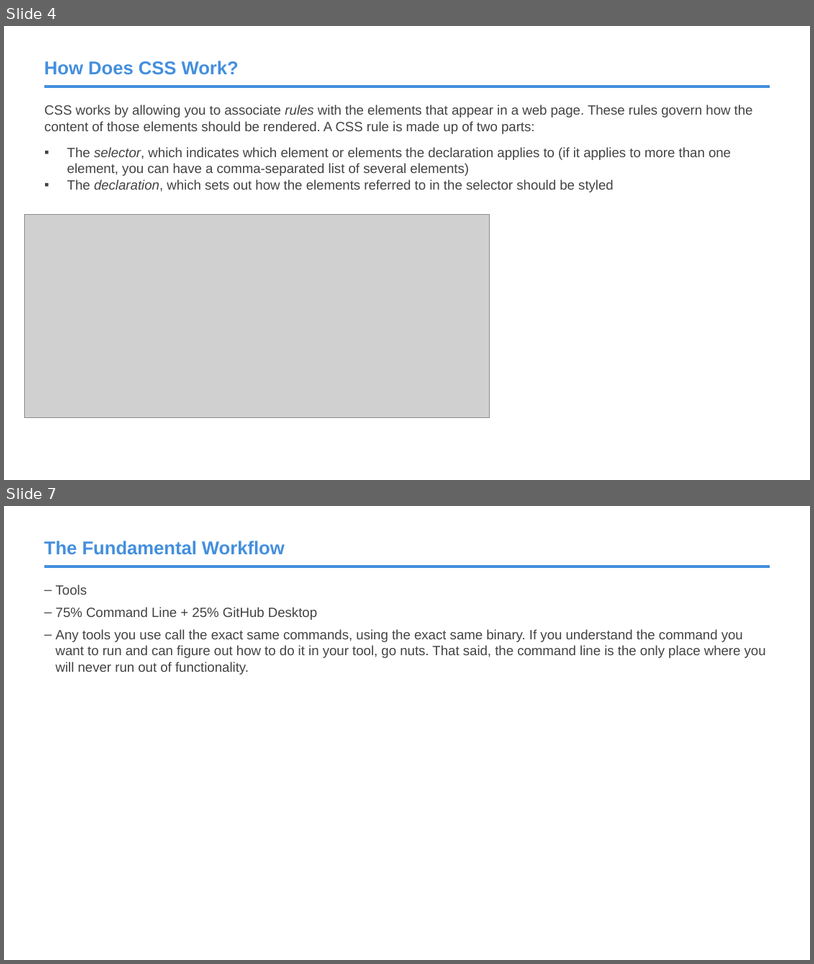
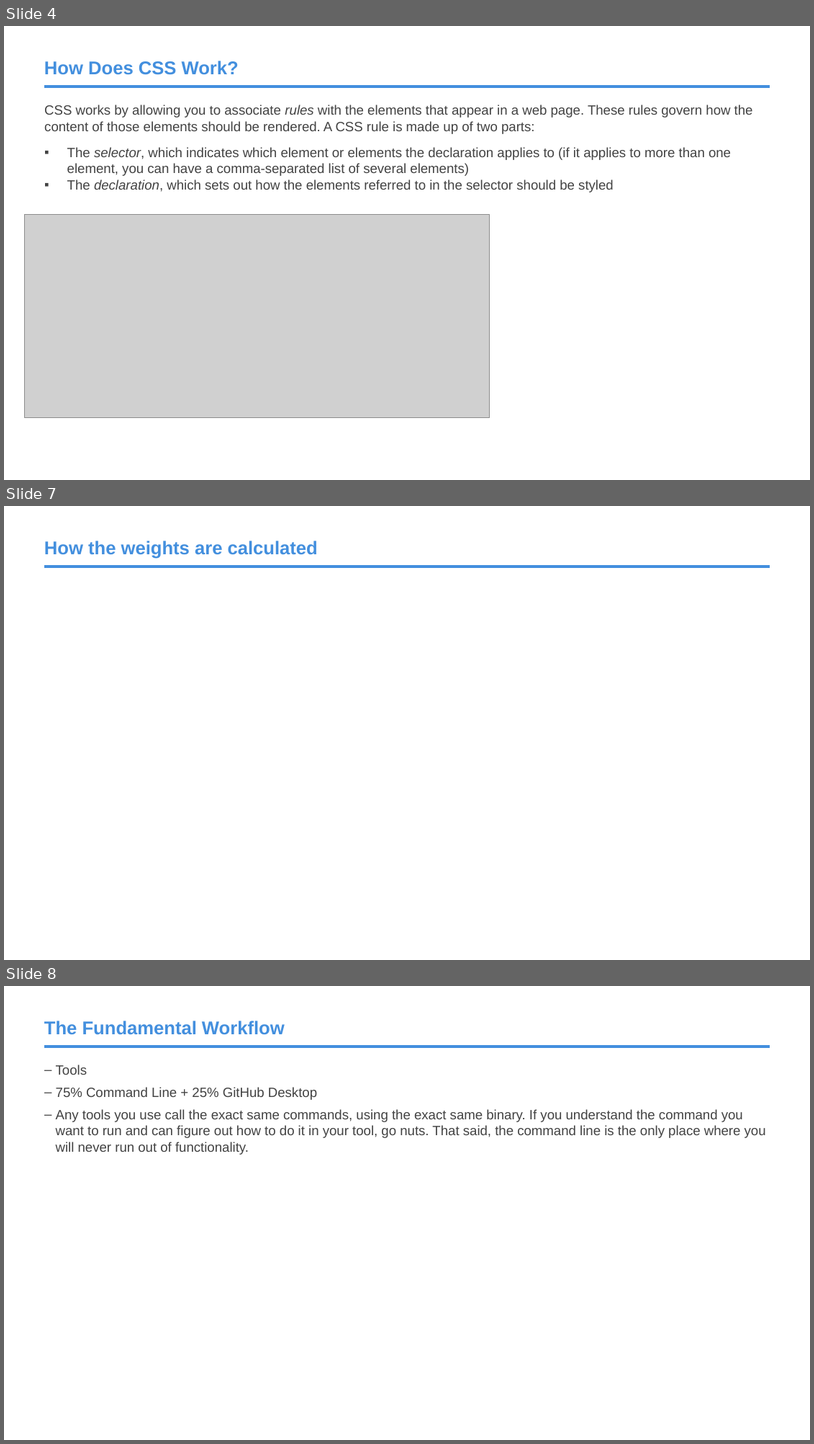
Before and after one commit to roblarsen/rob-larsen-presentations, a slide deck: css-bootstrap.pptx. Shown one above the other, each under a label of ours: slides 4 and 7 before the commit, slides 4, 7 and 8 after it; the slides between them are not shown. The pictures are 814x964 and 814x1444 pixels, drawn with LibreOffice and Linux fonts; fonts in the diff are those of the drawing; grey boxes stand for pictures; background and template pictures are left out. Boxes give left, top, right and bottom in pixels: in the first picture for what was removed or moved away, otherwise in the second. Text is boxed around its words. In the diff, an @@ line names an element or a change of style, - is before the commit and + after.

```diff
--- a/css-bootstrap.pptx
+++ b/css-bootstrap.pptx
@@ slide 7 added at (x1=4, y1=506, x2=810, y2=960), background #FFFFFF; not listed: 1 template element that a slide beside it also shows @@
@@ title added at (x1=44, y1=541, x2=318, y2=559), 22 pt, text #438FDE, bold @@
+How the weights are calculated
@@ what was slide 7 is now slide 8 @@
```
Also in this commit, not shown: 1 slide changed, 1 other slide added, 1 slide removed.
